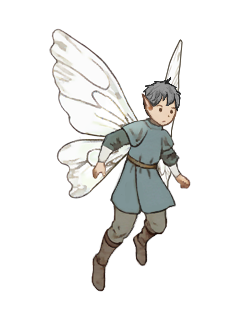
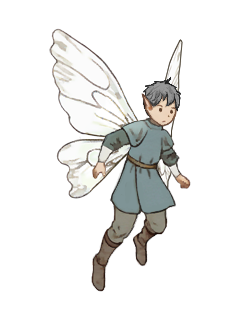
Two versions of the same layered image (240x320). Layer-by-layer changes:
added layer "hair shadow" in group "base" over [152,96,176,110]
painted on "body" over [152,96,176,110]
